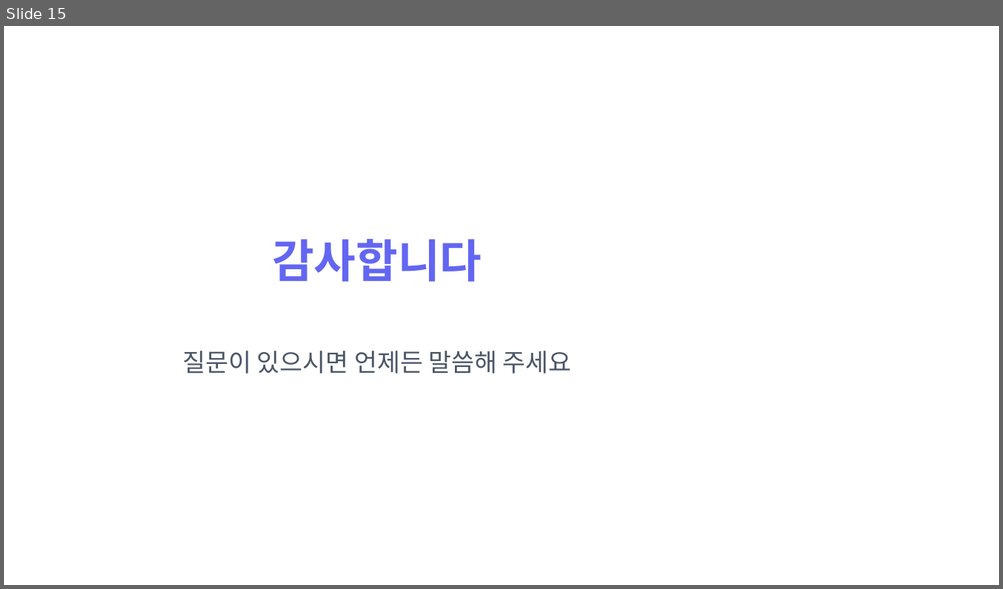
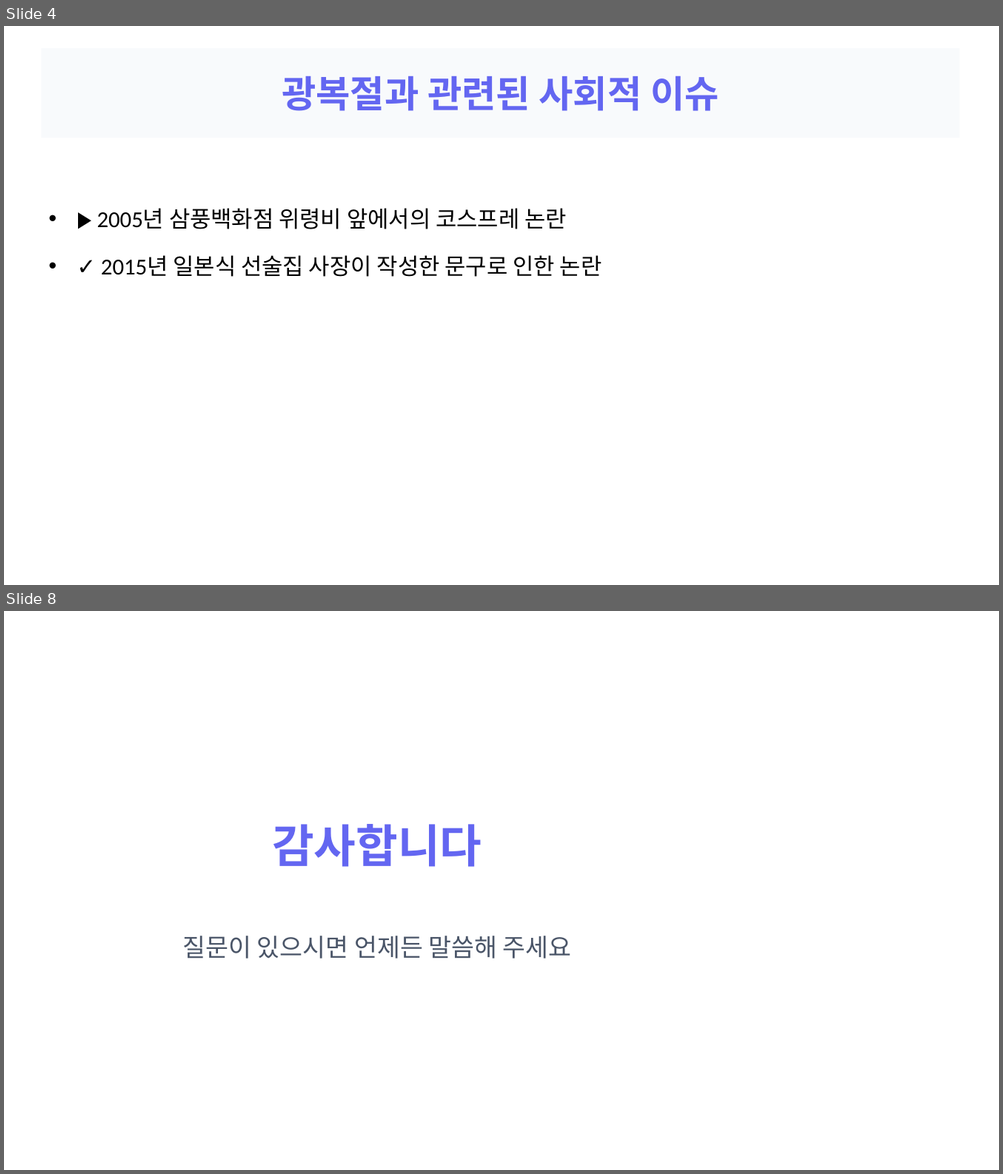
Before and after one commit to devna0111/FlowMate, a slide deck: uploads/pptx_sample.pptx. Shown one above the other, each under a label of ours: slide 15 before the commit, slides 4 and 8 after it; the slides between them are not shown. The pictures are 1003x589 and 1003x1174 pixels, drawn with LibreOffice and Linux fonts; fonts in the diff are those of the drawing. Boxes give left, top, right and bottom in pixels: in the first picture for what was removed or moved away, otherwise in the second. Text is boxed around its words. In the diff, an @@ line names an element or a change of style, - is before the commit and + after.

```diff
--- a/uploads/pptx_sample.pptx
+++ b/uploads/pptx_sample.pptx
@@ slide 4 added at <box>4,26,999,585</box>, background #FFFFFF @@
@@ title added at <box>41,48,959,138</box>, fill #F8FAFC, 36 pt, text #6366F1, bold @@
+광복절과 관련된 사회적 이슈
@@ text added at <box>169,208,602,277</box>, 22 pt, text #000000 @@
+• ▶ 2005년 삼풍백화점 위령비 앞에서의 코스프레 논란
+• ✓ 2015년 일본식 선술집 사장이 작성한 문구로 인한 논란
@@ what was slide 15 is now slide 8 @@
```
Also in this commit, not shown: 1 slide changed, 5 other slides added, 13 slides removed, 14 other files.
